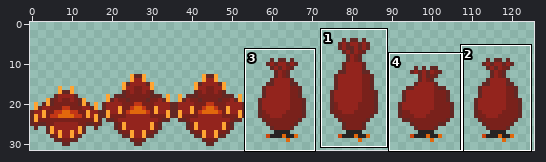
A sprite sheet gets an edit: Space2DProject/Assets/Sprites/Enemies/EvilTree/Biome 3/evilflowereating_biome3.png. Above: a wide view before the commit, with the close-up outlined.
Close-up. Old version:
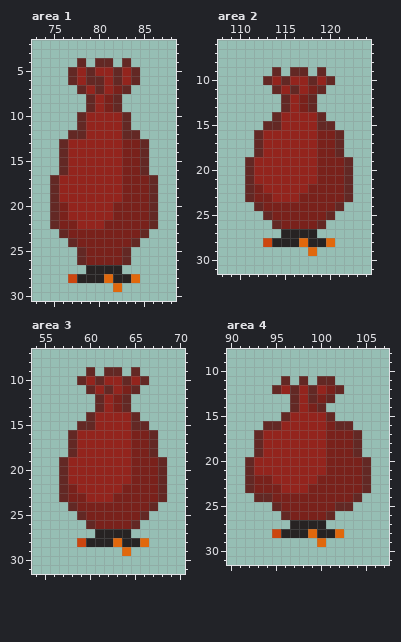
The file is 126x32 pixels. Shown: area 1: x 73..88, y 2..30; area 2: x 108..124, y 6..31; area 3: x 54..70, y 7..31; area 4: x 90..107, y 8..31. The commit also changed other parts of the picture, which this record leaves out.
The result:
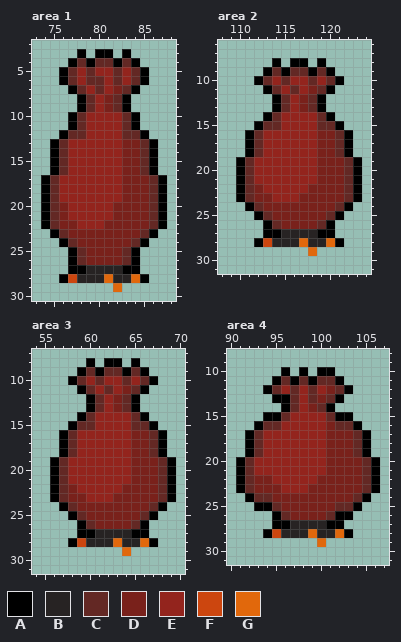
Palette (. is transparent): A #000000  B #272323  C #632824  D #79211b  E #93241d  F #cc460f  G #e1680c
From old to new:
Area 1:
y 3: x 78 . -> A; x 80..81 .. -> AA; x 83 . -> A
y 4: x 77 . -> A; x 79 . -> A; x 82 . -> A; x 84 . -> A
y 5..6: x 76 . -> A; x 85 . -> A
y 7: x 77 . -> A; x 84 . -> A
y 8..9: x 78 . -> A; x 83 . -> A
y 10..11: x 77 . -> A; x 84 . -> A
y 12: x 76 . -> A; x 85 . -> A
y 13..16: x 75 . -> A; x 86 . -> A
y 17..22: x 74 . -> A; x 87 . -> A
y 23: x 75 . -> A; x 86 . -> A
y 24: x 76 . -> A; x 85 . -> A
y 25..26: x 77 . -> A; x 84 . -> A
y 27: x 77..78 .. -> AA; x 83..84 .. -> AA
y 28: x 76 . -> A; x 85 . -> A
Area 2:
y 8: x 114 . -> A; x 116..117 .. -> AA; x 119 . -> A
y 9: x 113 . -> A; x 115 . -> A; x 118 . -> A; x 120 . -> A
y 10: x 112 . -> A; x 121 . -> A
y 11: x 113 . -> A; x 120 . -> A
y 12..13: x 114 . -> A; x 119 . -> A
y 14: x 113 . -> A; x 120 . -> A
y 15: x 112 . -> A; x 121 . -> A
y 16..18: x 111 . -> A; x 122 . -> A
y 19..23: x 110 . -> A; x 123 . -> A
y 24: x 111 . -> A; x 122 . -> A
y 25: x 112 . -> A; x 121 . -> A
y 26: x 113 . -> A; x 120 . -> A
y 27: x 113..114 .. -> AA; x 119..120 .. -> AA
y 28: x 112 . -> A; x 121 . -> A
Area 3:
y 8: x 60 . -> A; x 62..63 .. -> AA; x 65 . -> A
y 9: x 59 . -> A; x 61 . -> A; x 64 . -> A; x 66 . -> A
y 10: x 58 . -> A; x 67 . -> A
y 11: x 59 . -> A; x 66 . -> A
y 12..13: x 60 . -> A; x 65 . -> A
y 14: x 59 . -> A; x 66 . -> A
y 15: x 58 . -> A; x 67 . -> A
y 16..18: x 57 . -> A; x 68 . -> A
y 19..23: x 56 . -> A; x 69 . -> A
y 24: x 57 . -> A; x 68 . -> A
y 25: x 58 . -> A; x 67 . -> A
y 26: x 59 . -> A; x 66 . -> A
y 27: x 59..60 .. -> AA; x 65..66 .. -> AA
y 28: x 58 . -> A; x 67 . -> A
Area 4:
y 10: x 96 . -> A; x 98 . -> A; x 100..101 .. -> AA
y 11: x 95 . -> A; x 97 . -> A; x 99 . -> A; x 102 . -> A
y 12: x 94 . -> A; x 103 . -> A
y 13: x 95..96 .. -> AA; x 102 . -> A
y 14: x 96 . -> A; x 101 . -> A
y 15: x 94..95 .. -> AA; x 102..103 .. -> AA
y 16: x 93 . -> A; x 104 . -> A
y 17..19: x 92 . -> A; x 105 . -> A
y 20..23: x 91 . -> A; x 106 . -> A
y 24: x 92 . -> A; x 105 . -> A
y 25: x 93..94 .. -> AA; x 104 . -> A
y 26: x 95 . -> A; x 102..103 .. -> AA
y 27: x 95..96 .. -> AA; x 101..102 .. -> AA
y 28: x 94 . -> A; x 103 . -> A
Where, in picture pixels (left, top, right, bottom), the same in both close-ups:
added: (41, 49, 167, 283)
added: (236, 58, 362, 247)
added: (50, 358, 176, 547)
added: (236, 367, 380, 538)
